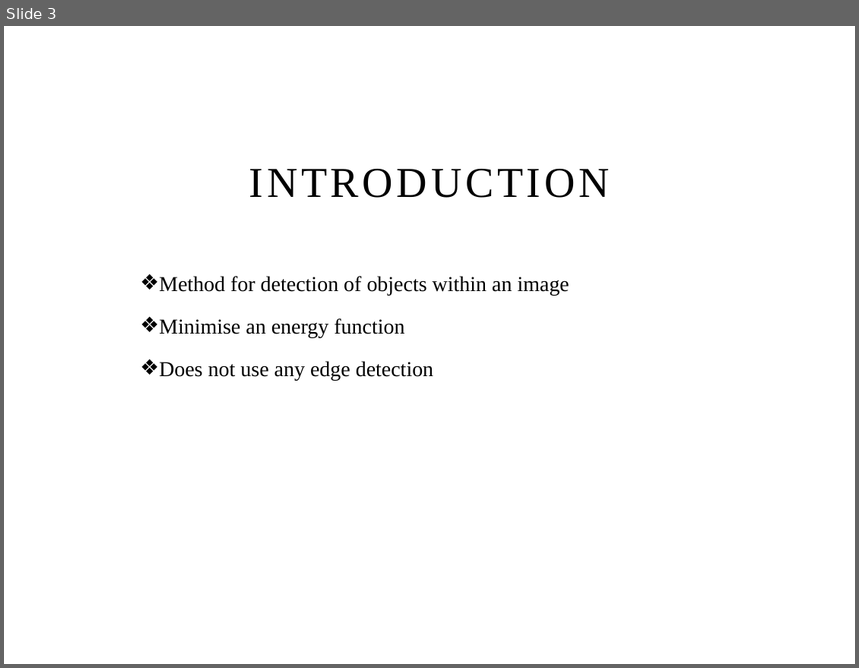
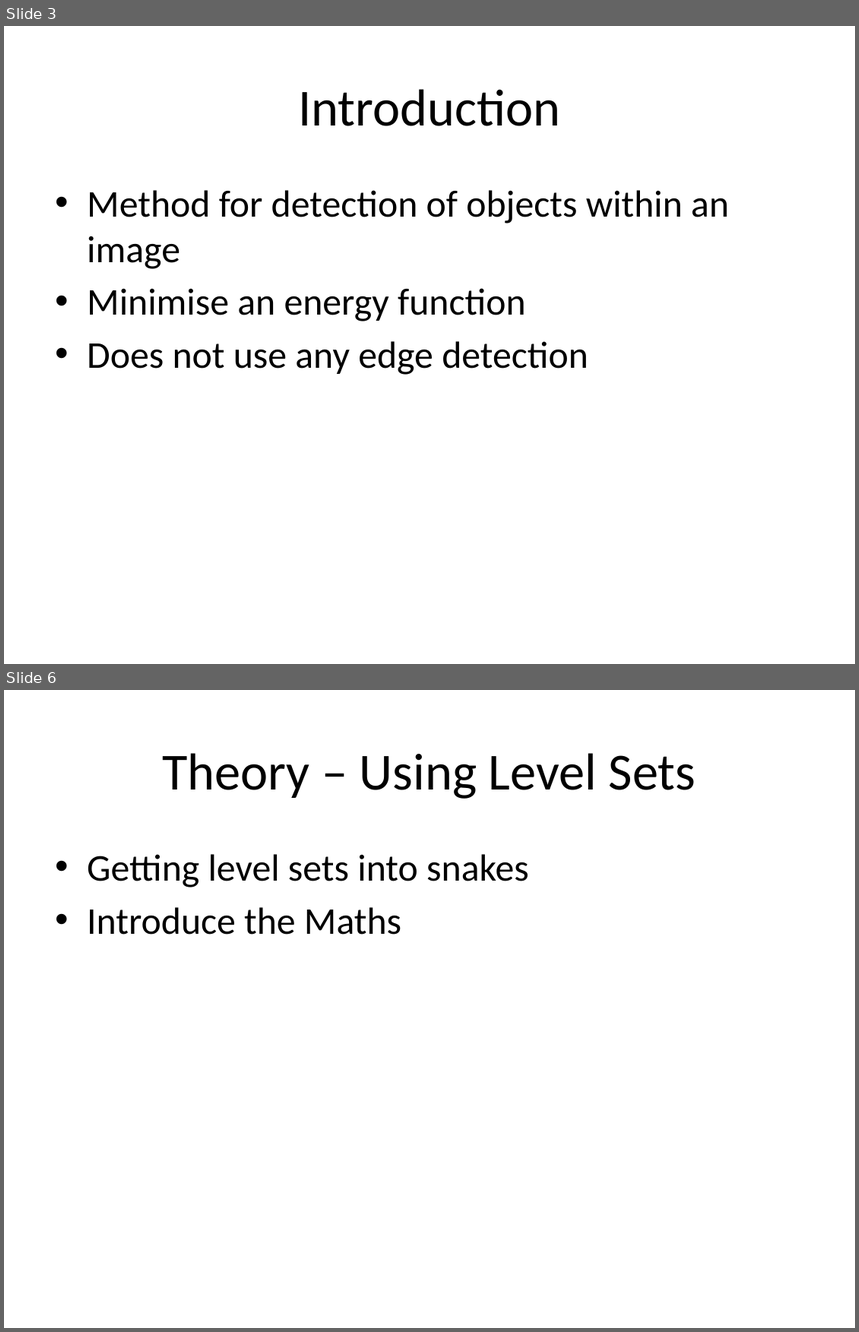
Before and after one commit to michaelwh/activecontnoedge, a slide deck: Active Contours Without Edges.pptx. Shown one above the other, each under a label of ours: slide 3 before the commit, slides 3 and 6 after it; the slides between them are not shown. The pictures are 859x668 and 859x1332 pixels, drawn with LibreOffice and Linux fonts; fonts in the diff are those of the drawing; background and template pictures are left out. Boxes give left, top, right and bottom in pixels: in the first picture for what was removed or moved away, otherwise in the second. Text is boxed around its words. In the diff, an @@ line names an element or a change of style, - is before the commit and + after.

```diff
--- a/Active Contours Without Edges.pptx
+++ b/Active Contours Without Edges.pptx
@@ slide 6 added at <box>4,690,855,1328</box>, background #FFFFFF @@
@@ title added at <box>162,753,696,799</box>, 44 pt, text #000000 @@
+Theory – Using Level Sets
@@ text added at <box>87,854,529,935</box>, 32 pt, text #000000 @@
+• Getting level sets into snakes
+• Introduce the Maths
@@ slide 3 changed as well @@
@@ title "Introduction" at <box>298,89,560,126</box>: vertical alignment bottom to middle @@
@@ title at <box>298,89,560,126</box>: text changed; size 36 to 44 pt; font Times New Roman to Calibri @@
-INTRODUCTION
+Introduction
@@ text "Method for detection of objects ...": place and size @@
-text "Method for detection of objects ..." at <box>159,276,569,380</box>
+text "Method for detection of objects ..." at <box>87,190,729,375</box>
@@ text "Method for detection of objects ..." at <box>87,190,729,375</box>: size 18 to 32 pt, font Times New Roman to Calibri; bullet ❖ to •; line spacing 1.5 to 1; more space between paragraphs @@
```
Also in this commit, not shown: 1 other slide changed, 4 other slides added, 1 slide removed.
